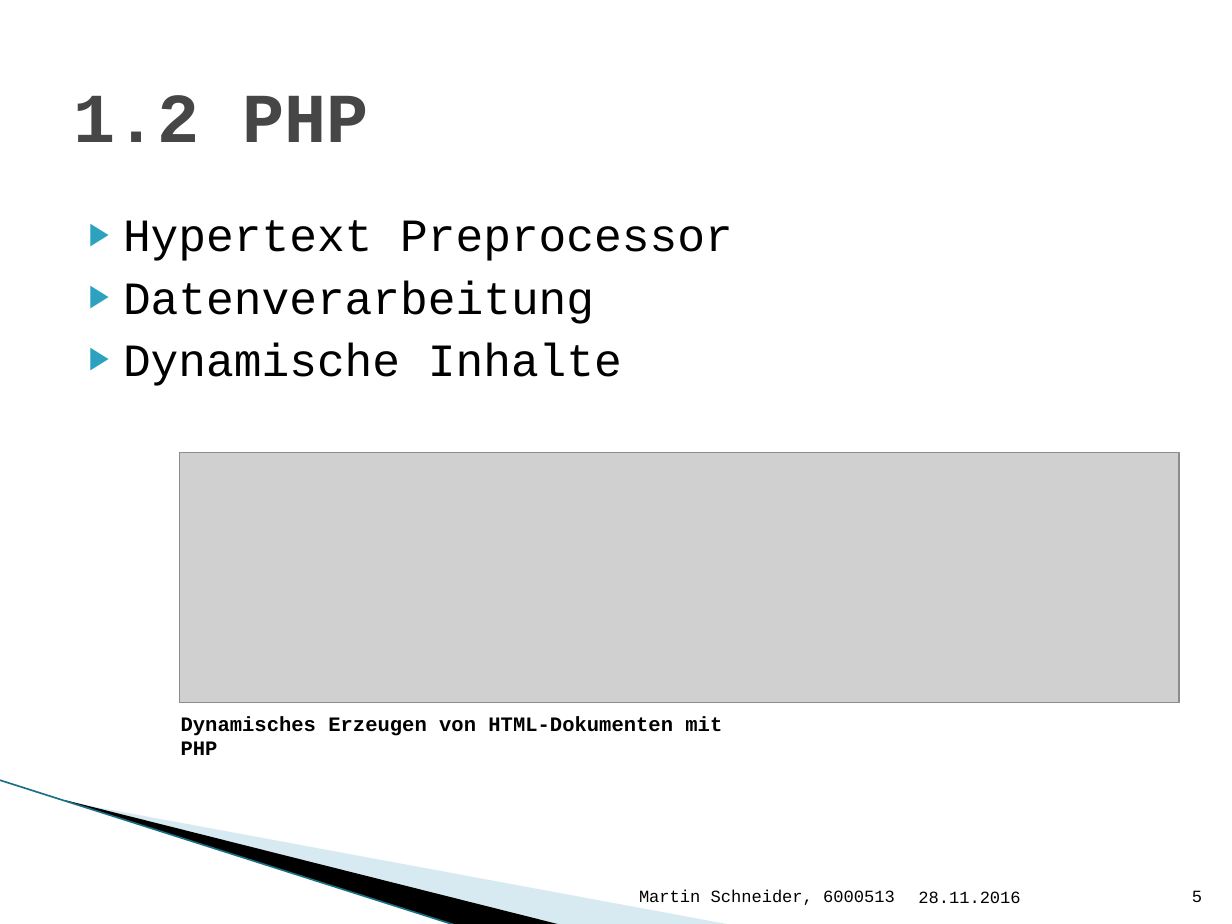
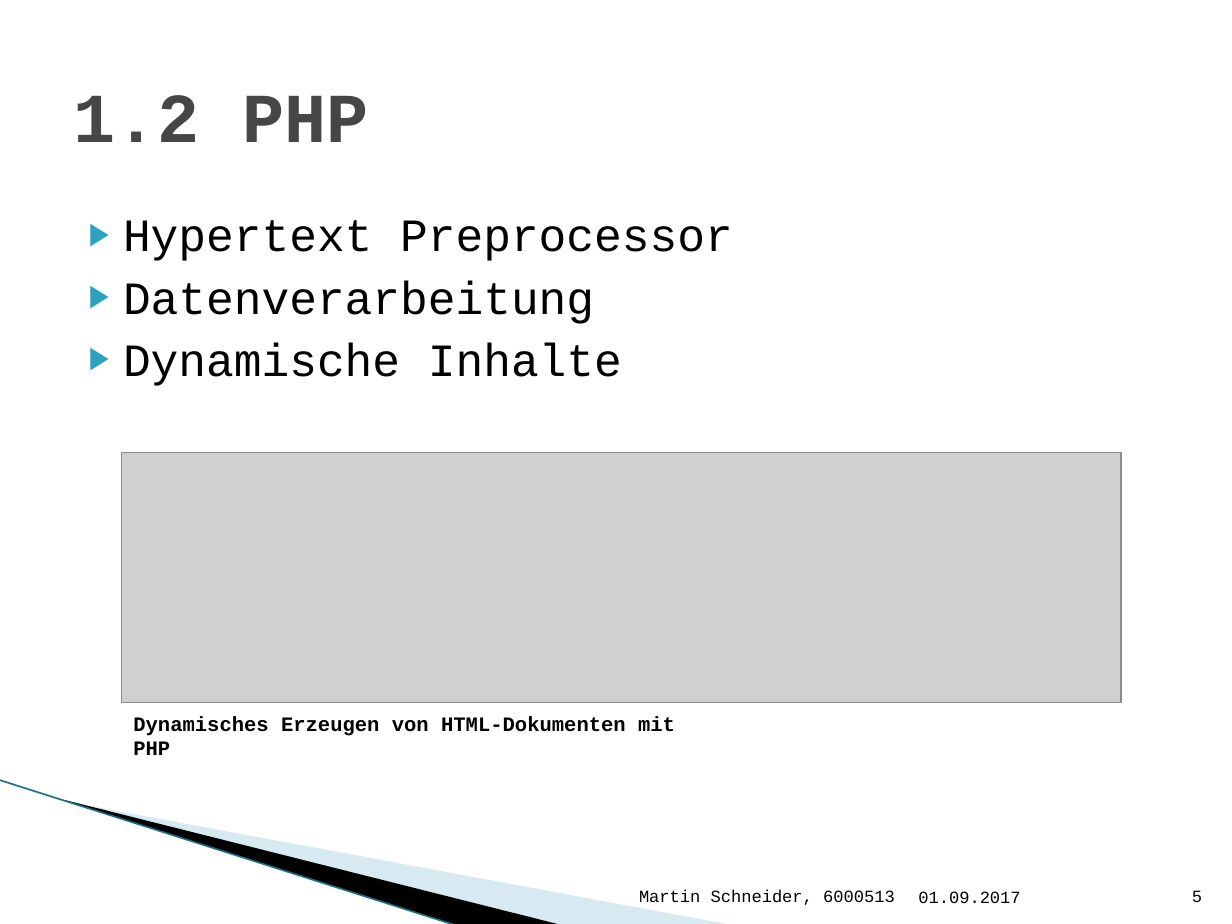
Before and after one commit to Bondzio/Stuff, a slide deck: slide 5 of Bachelor/Präsentation Bachelor.pptx. Drawn at 1232x924 pixels with LibreOffice and Linux fonts; fonts in the diff are those of the drawing; grey boxes stand for pictures; background and template pictures are left out. Boxes give left, top, right and bottom in pixels: in the first picture for what was removed or moved away, otherwise in the second. Text is boxed around its words. In the diff, an @@ line names an element or a change of style, - is before the commit and + after.

```diff
--- a/Bachelor/Präsentation Bachelor.pptx
+++ b/Bachelor/Präsentation Bachelor.pptx
@@ picture: place and size @@
-picture at box(180, 452, 1179, 702)
+picture at box(121, 452, 1120, 702)
@@ text "Dynamisches Erzeugen von HTML-Dokumenten mit ...": place and size @@
-text "Dynamisches Erzeugen von HTML-Dokumenten mit ..." at box(181, 716, 722, 755)
+text "Dynamisches Erzeugen von HTML-Dokumenten mit ..." at box(133, 716, 675, 755)
@@ text at box(918, 891, 1020, 903): text changed @@
-28.11.2016
+01.09.2017
```
Also in this commit, not shown: 10 other slides changed, 2 other files.
